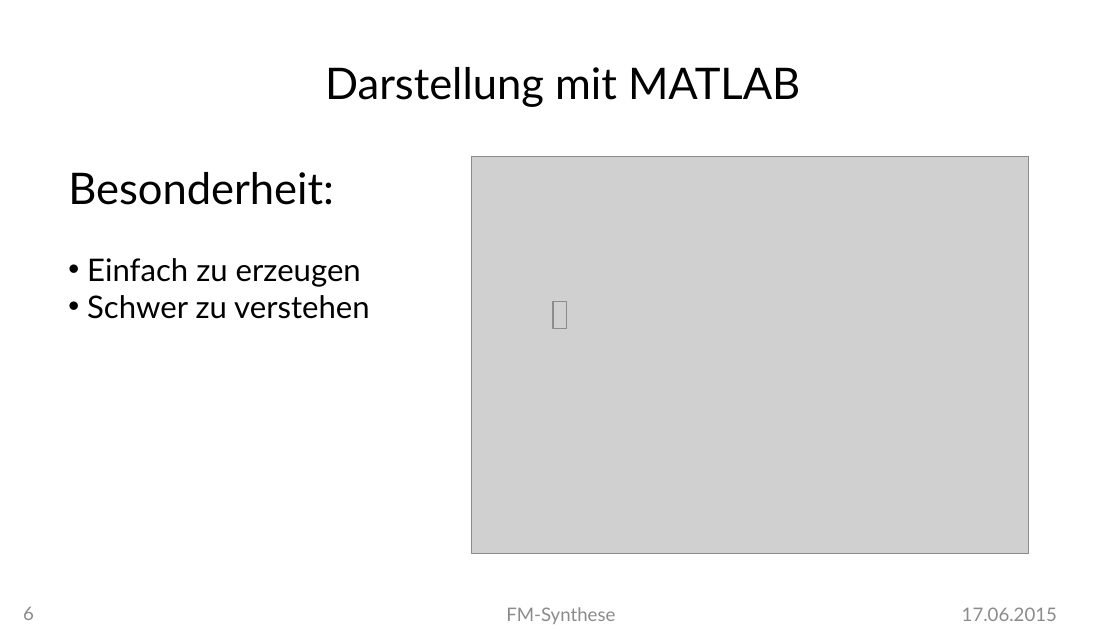
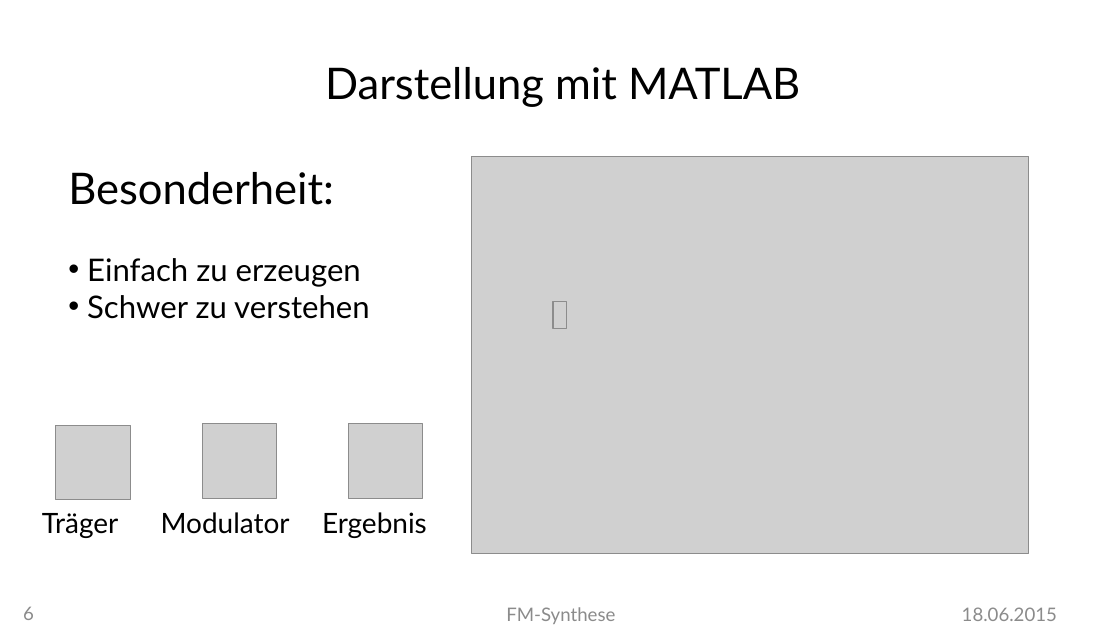
Before and after one commit to MBulli/VSeminar, a slide deck: slide 6 of Praesentation/FMSynthese-Julius.pptx. Drawn at 1120x630 pixels with LibreOffice and Linux fonts; fonts in the diff are those of the drawing; grey boxes stand for pictures; background and template pictures are left out. Boxes give left, top, right and bottom in pixels: in the first picture for what was removed or moved away, otherwise in the second. Text is boxed around its words. In the diff, an @@ line names an element or a change of style, - is before the commit and + after.

Commit message:
Text-Bugfixes and presentation

```diff
--- a/Praesentation/FMSynthese-Julius.pptx
+++ b/Praesentation/FMSynthese-Julius.pptx
@@ picture added at (x1=56, y1=426, x2=131, y2=501) @@
@@ picture added at (x1=202, y1=423, x2=277, y2=498) @@
@@ picture added at (x1=348, y1=423, x2=423, y2=498) @@
@@ text added at (x1=42, y1=513, x2=119, y2=538), 18 pt, text #000000 @@
+Träger
@@ text added at (x1=161, y1=512, x2=290, y2=534), 18 pt, text #000000 @@
+Modulator
@@ text added at (x1=322, y1=512, x2=427, y2=538), 18 pt, text #000000 @@
+Ergebnis
@@ text at (x1=962, y1=607, x2=1057, y2=621): text changed @@
-17.06.2015
+18.06.2015
```
Also in this commit, not shown: 27 other slides changed, 1 slide removed, 11 other files.
